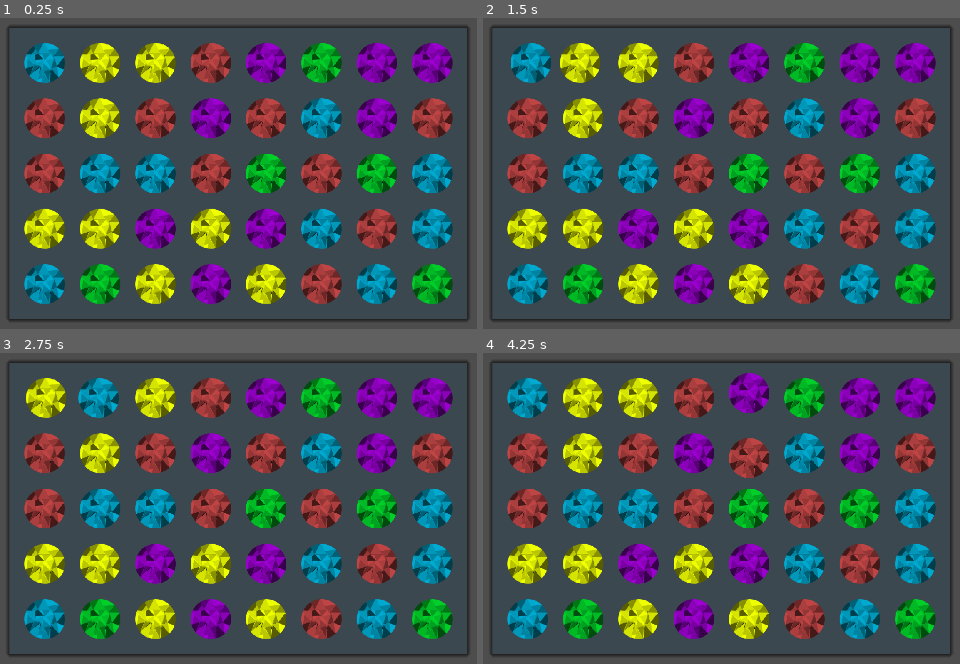
Above: before the commit, frames 1-4 (two rows, left to right).
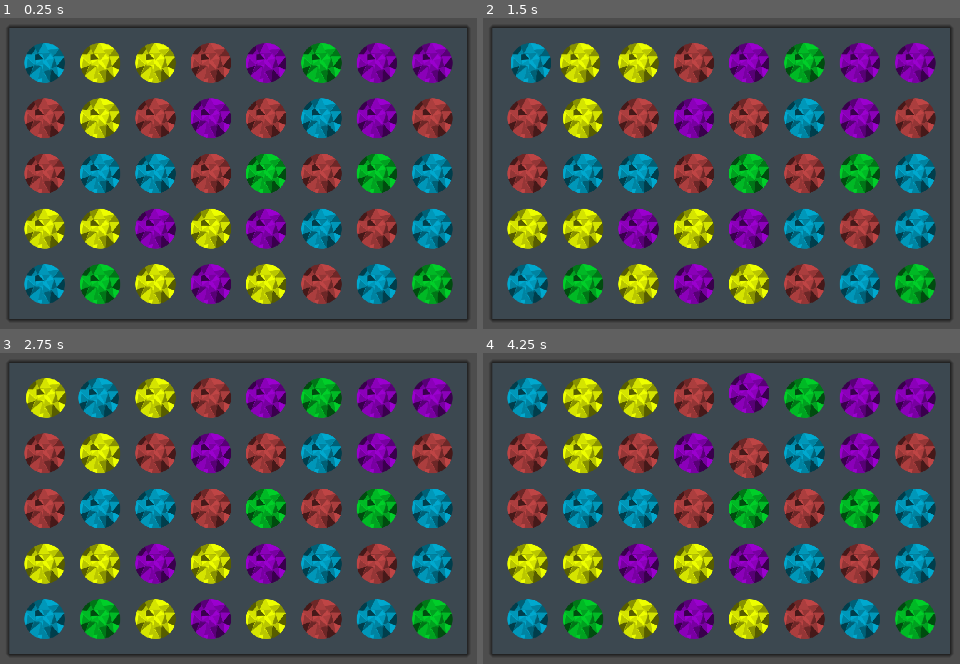
Above: after the commit, the same moments.

Repository: kuma-gee/holo-crush
Game: Godot game, scene res://src/game.tscn
Same seed, same stepped clock (60 frames per second), same inputs: the game is played once before the commit and once after it. The engine's default icon, where the game draws it, is replaced by a stand-in: a white triangle on a blue panel in a dark square.
Inputs (mouse positions are in pixels of both pictures, inside the frame that each line leads up to):
- Up to frame 1 (0.25 s): no input
- Up to frame 2 (1.5 s): tap Enter at 0.5 s; drag from (525, 61) to (802, 73) at 0.52 s; drag from (583, 61) to (683, 263) at 1.27 s
- Up to frame 3 (2.75 s): move the mouse to (157, 396) at 2.02 s; tap Alt at 2.1 s; click (157, 396) at 2.17 s
- Up to frame 4 (4.25 s): drag from (692, 396) to (outside the picture) at 2.77 s; drag from (750, 396) to (759, 508) at 3.52 s

The runs differ from the first frame. In frame 1, 0.4% of the frame differs, in the area x 7-93%, y 11-92%; in frame 2, 0.4%; in frame 3, 0.4%; in frame 4, 0.4%.

Commit message:
update piece texture

Diff:
--- /dev/null
+++ b/godot/src/piece/basic.gd
@@ -0,0 +1,15 @@
+extends Piece
+
+@onready var sprite := $Sprite2D
+
+@export var normal_texture: Texture2D
+@export var row_texture: Texture2D
+@export var col_texture: Texture2D
+
+func _to_special(special: Data.Special):
+	var texture = normal_texture
+	match special:
+		Data.Special.ROW: texture = row_texture
+		Data.Special.COL: texture = col_texture
+
+	sprite.texture = texture
--- a/godot/src/piece/basic_blue.tscn
+++ b/godot/src/piece/basic_blue.tscn
@@ -1,10 +1,17 @@
-[gd_scene load_steps=3 format=3 uid="uid://cmwklckfgwegu"]
+[gd_scene load_steps=6 format=3 uid="uid://cmwklckfgwegu"]
 
 [ext_resource type="PackedScene" uid="uid://c0o3d7dki4axs" path="res://src/piece/ina.tscn" id="1_hiotm"]
-[ext_resource type="Texture2D" uid="uid://d4gbf7f0x54h5" path="res://assets/Piece_Basic.png" id="2_xcjna"]
+[ext_resource type="Script" path="res://src/piece/basic.gd" id="2_1hvhb"]
+[ext_resource type="Texture2D" uid="uid://c3qsswdbyaa8j" path="res://assets/Piece__Basic_Normal.png" id="2_la2jm"]
+[ext_resource type="Texture2D" uid="uid://ctu0lyg156266" path="res://assets/Piece__Basic_Row.png" id="3_6fepw"]
+[ext_resource type="Texture2D" uid="uid://ced26cjexblnh" path="res://assets/Piece__Basic_Col.png" id="4_k8n1j"]
 
 [node name="BasicBlue" instance=ExtResource("1_hiotm")]
+script = ExtResource("2_1hvhb")
+normal_texture = ExtResource("2_la2jm")
+row_texture = ExtResource("3_6fepw")
+col_texture = ExtResource("4_k8n1j")
 
 [node name="Sprite2D" parent="." index="0"]
 modulate = Color(0, 0.662745, 0.811765, 1)
-texture = ExtResource("2_xcjna")
+texture = ExtResource("2_la2jm")
Binary file removed: godot/assets/Piece_Basic.png
Binary file added: godot/assets/Piece__Basic_Col.png
Not shown, added: godot/assets/Piece__Basic_Col.png.import
Binary file added: godot/assets/Piece__Basic_Normal.png
Not shown, changed: godot/assets/Piece__Basic_Normal.png.import
Binary file added: godot/assets/Piece__Basic_Row.png
Not shown, added: godot/assets/Piece__Basic_Row.png.import
